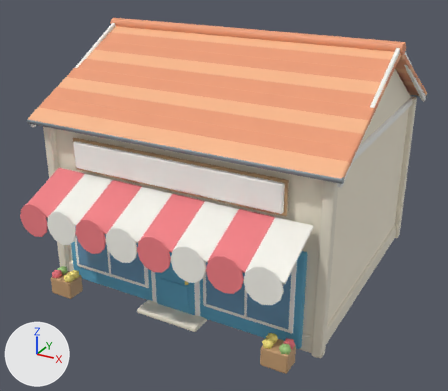
Before and after pictures for a commit that changed the FBX model unity/Assets/Resources/Bayview/shop.fbx.
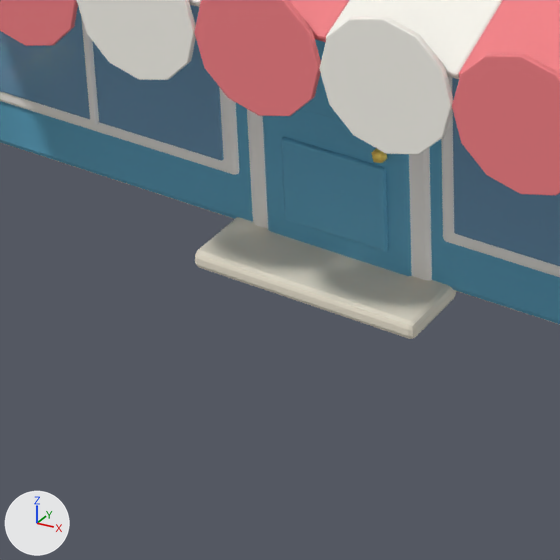
Each version is shown whole from a camera (50 mm lens) standing at (8.97, -17.48, 10.9) and looking at (-0.03, -1.13, 2.72), then close up on the part from 19% to 52% of the width and 62% to 100% of the height. Every picture has the same lights, and +X, +Y and +Z are marked at lower left. The older version's two pictures come first. Objects named as collision shapes, trigger or cutter boxes, shadow casters or lower levels of detail are left out. Where no turn or scale is listed for an object, it has been applied to the vertices.

Objects in the first close-up: 'Visual'.
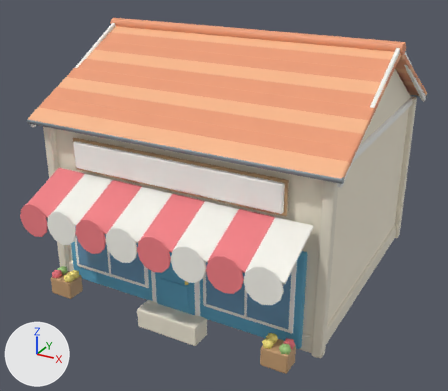
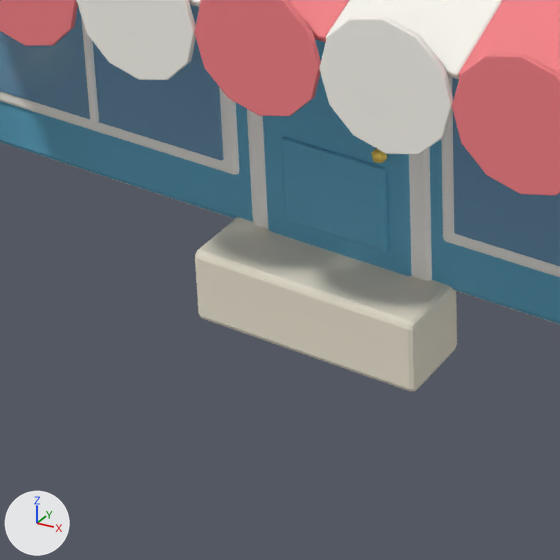
Edits to the bpy script that builds the scene:
```text
Change me_cube:
    used by ob_visual; location = (0.0, 0.0, 2.7)
    remove me_cube.from_pydata(...)  # 7564 vertices, 7306 faces; spans x -5.0..5.0, y -5.94..4.7, z -2.74..5.22
    add me_cube.from_pydata(...)  # 7508 vertices, 7252 faces; spans x -5.0..5.0, y -5.94..4.52, z -3.2..5.22
    me_cube part 1
    28 vertices in x -1.05..1.05, y -4.8..-4.1, z -2.7..-2.65 move by (0.0, 0.0, -0.5)
    other edits to the shape of me_cube do not show in these pictures
```

Location of each change, (x1, y1, x2, y2) in pixels of the close-ups (560 x 560 px; the box of a moved part takes in the faces that stretch with it):
'Visual', reshaped: before (0, 0, 560, 339); after (0, 0, 560, 391)
part 1 of me_cube, moved or reshaped: before (195, 257, 456, 339); after (195, 257, 457, 391)
